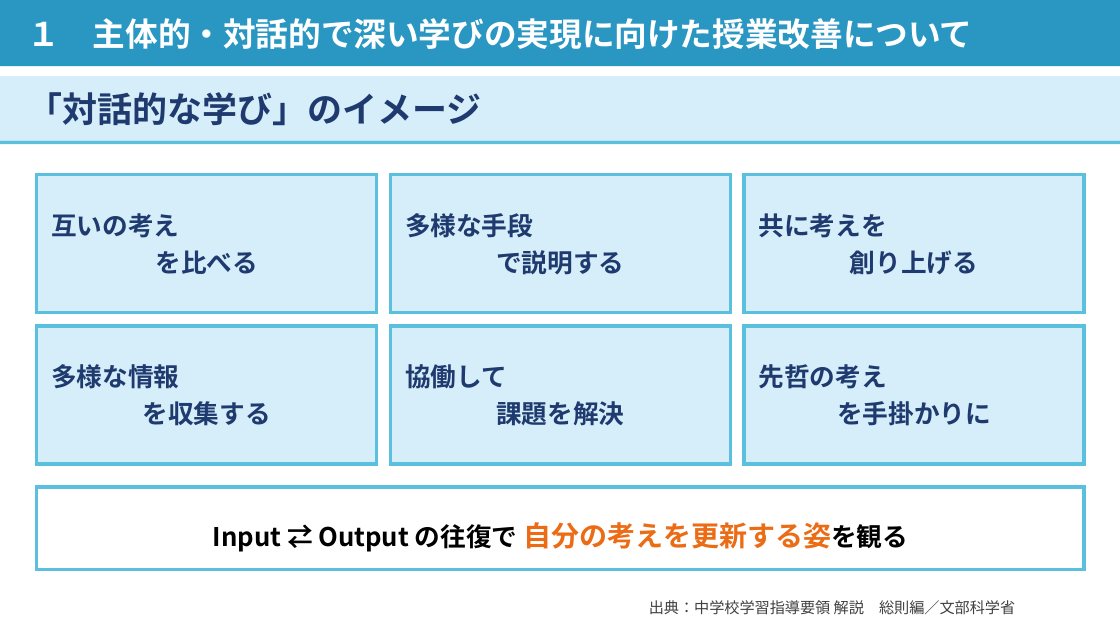
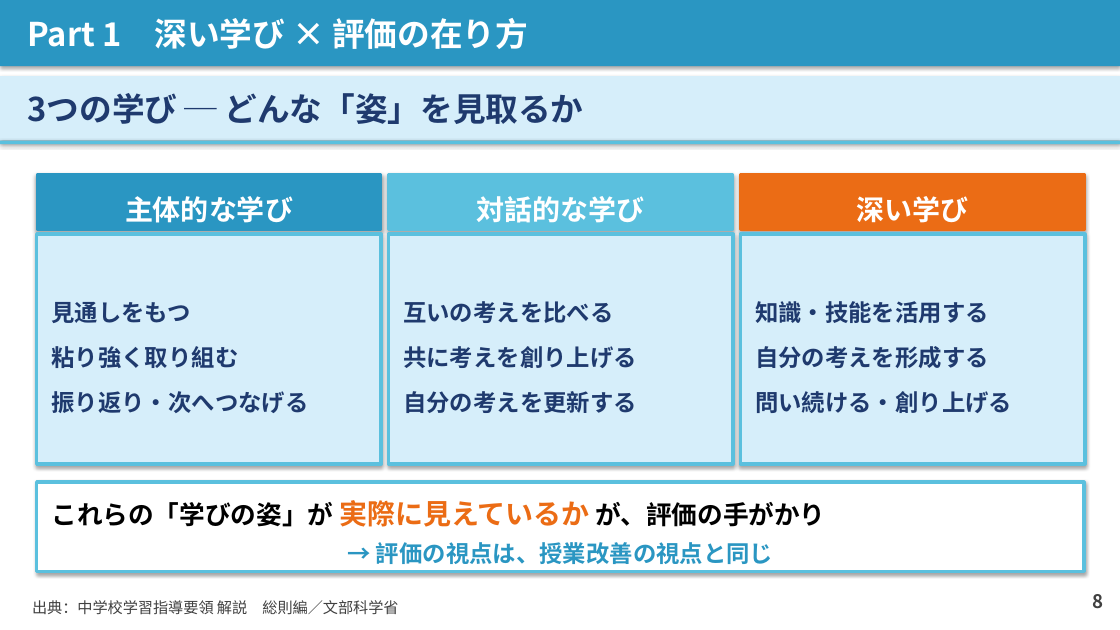
Before and after one commit to contynet730-star/con30, a slide deck: slide 8 of 講義スライド_石神井南中_20260603.pptx. Drawn at 1120x630 pixels with LibreOffice and Linux fonts; fonts in the diff are those of the drawing. Boxes give left, top, right and bottom in pixels: in the first picture for what was removed or moved away, otherwise in the second. Text is boxed around its words. In the diff, an @@ line names an element or a change of style, - is before the commit and + after.

```diff
--- a/講義スライド_石神井南中_20260603.pptx
+++ b/講義スライド_石神井南中_20260603.pptx
@@ text in rectangle at <box>28,18,528,49</box>: text changed @@
-１ 主体的・対話的で深い学びの実現に向けた授業改善について
+Part 1 深い学び × 評価の在り方
@@ rectangle added at <box>0,76,1120,141</box>, fill #D6EEFA, 28 pt, text #1F3A6E, bold @@
+3つの学び ─ どんな「姿」を見取るか
@@ rectangle removed at <box>37,175,377,313</box> @@
-互いの考え
-を比べる
@@ rectangle added at <box>37,175,381,230</box>, fill #2A96C2, outline #2A96C2 2 pt, 24 pt, text #FFFFFF, bold @@
+主体的な学び
@@ rectangle "対話的な学び": place and size @@
-rectangle "対話的な学び" at <box>0,76,1120,141</box>
+rectangle "対話的な学び" at <box>389,175,734,230</box>
@@ rectangle "対話的な学び" at <box>389,175,734,230</box>: fill #D6EEFA to #5BC0DE; outline none to #5BC0DE 2 pt; shadow on @@
@@ rectangle removed at <box>391,175,731,313</box> @@
-多様な手段
-で説明する
@@ rectangle added at <box>740,175,1085,230</box>, fill #EB6C15, outline #EB6C15 2 pt, 24 pt, text #FFFFFF, bold @@
+深い学び
@@ rectangle removed at <box>744,175,1085,313</box> @@
-共に考えを
-創り上げる
@@ text in rectangle at <box>477,196,645,223</box>: text changed; size 30 to 24 pt; text colour #1F3A6E to #FFFFFF @@
-「対話的な学び」のイメージ
+対話的な学び
@@ rectangle added at <box>37,234,381,464</box>, fill #D6EEFA, outline #5BC0DE 3 pt, 20 pt, text #1F3A6E, bold @@
+見通しをもつ
+粘り強く取り組む
+振り返り・次へつなげる
@@ rectangle added at <box>389,234,734,464</box>, fill #D6EEFA, outline #5BC0DE 3 pt, 20 pt, text #1F3A6E, bold @@
+互いの考えを比べる
+共に考えを創り上げる
+自分の考えを更新する
@@ rectangle added at <box>740,234,1085,464</box>, fill #D6EEFA, outline #5BC0DE 3 pt, 20 pt, text #1F3A6E, bold @@
+知識・技能を活用する
+自分の考えを形成する
+問い続ける・創り上げる
@@ rectangle removed at <box>37,326,377,464</box> @@
-多様な情報
-を収集する
@@ rectangle removed at <box>391,326,731,464</box> @@
-協働して
-課題を解決
@@ rectangle removed at <box>744,326,1085,464</box> @@
-先哲の考え
-を手掛かりに
@@ shadow on in 3 elements at <box>0,140,1120,144</box>, <box>0,0,1120,66</box>, <box>37,482,1085,571</box> @@
@@ rectangle "これらの「学びの姿」が 実際に見えているか が、評価の手がかり": place and size @@
-rectangle "これらの「学びの姿」が 実際に見えているか が、評価の手がかり" at <box>37,487,1085,570</box>
+rectangle "これらの「学びの姿」が 実際に見えているか が、評価の手がかり" at <box>37,482,1085,571</box>
@@ text in rectangle at <box>51,500,825,564</box>: text changed @@
-Input ⇄ Output の往復で 自分の考えを更新する姿を観る
+これらの「学びの姿」が 実際に見えているか が、評価の手がかり
+→ 評価の視点は、授業改善の視点と同じ
@@ text "出典：中学校学習指導要領 解説 総則編／文部科学省" at <box>32,600,398,615</box>: alignment right to left @@
@@ text added at <box>1092,594,1103,609</box>, 16 pt, text #404040, bold @@
+8
```
Also in this commit, not shown: 19 other slides changed, 7 slides added, 7 slides removed, 1 other file.
